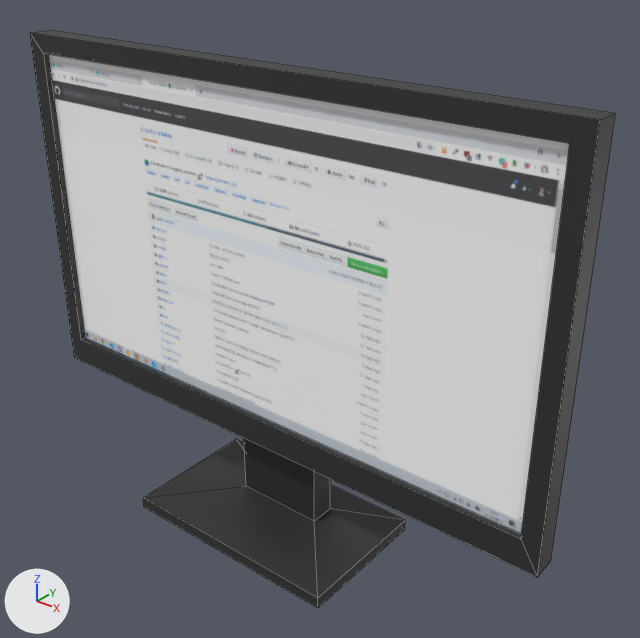
An edit to the Blender file packages/frontend/assets/room/objects/monitor/monitor.blend, drawn before and after from the same camera.
Camera for both pictures: a 50 mm camera at (0.426, -0.463, 0.499) aimed at (0.033, 0.028, 0.195). Every picture has the same lights, and +X, +Y and +Z are marked at lower left. The older version comes first. Mesh edges are drawn as thin lines.

The first picture shows 'Body', 'Screen', 'Stand'.
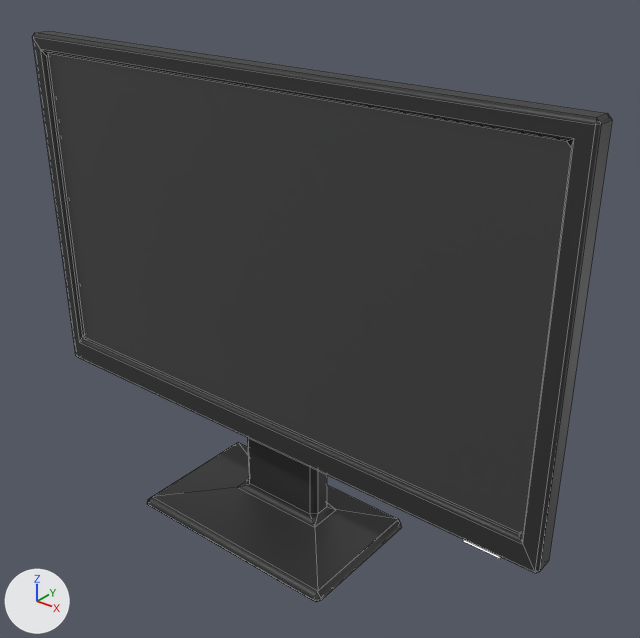
The change, as a list of edits to the scene's bpy script:
```text
Add mat_x_screen__screen:
    mat_x_screen__screen = principled_material('__X_SCREEN__Screen')
    mat_x_screen__screen.base_color = (0.0, 0.0, 0.0)  # black #000000
    mat_x_screen__screen.emission_color = (0.0291, 0.0291, 0.0291)  # dark grey #303030
    mat_x_screen__screen.emission_strength = 1.0
Change me_立方体_002:
    where me_立方体_002.from_pydata(...)  # 4 vertices, 1 face; spans x -0.235..0.235, y -0.003, z 0.105..0.375
    used by ob_screen; location = (0.0, 0.0, 0.0)
    remove me_立方体_002.materials.append(mat_screen)  # picture img_screen_jpg
    me_立方体_002 part 1: texture (UV) coordinates of 1 of 1 face, centred in x 0.0, y -0.003, z 0.24, changed; they spanned u 0.0..1.0, v 0.0..0.57 and now span u 0.0..1.0, v 0.21..0.79
    add me_立方体_002.materials.append(mat_x_screen__screen)  # black #000000
Change ob_stand:
    add _m = ob_stand.modifiers.new('Bevel', 'BEVEL')
    add _m.width = 0.005
    add _m.width_pct = 0.005
    add _m.harden_normals = True
Change ob_body:
    add _m = ob_body.modifiers.new('Bevel', 'BEVEL')
    add _m.width = 0.003
    add _m.width_pct = 0.003
    add _m.harden_normals = True
```

Location of each change, (x1, y1, x2, y2) in pixels of the pictures (640 x 638 px):
'Screen', recoloured, surface changed (grey to black): (49, 54, 569, 533) in both
'Body', modifiers changed: before (30, 30, 615, 577); after (33, 31, 612, 573)
'Stand', modifiers changed: before (143, 439, 405, 608); after (147, 438, 402, 602)
